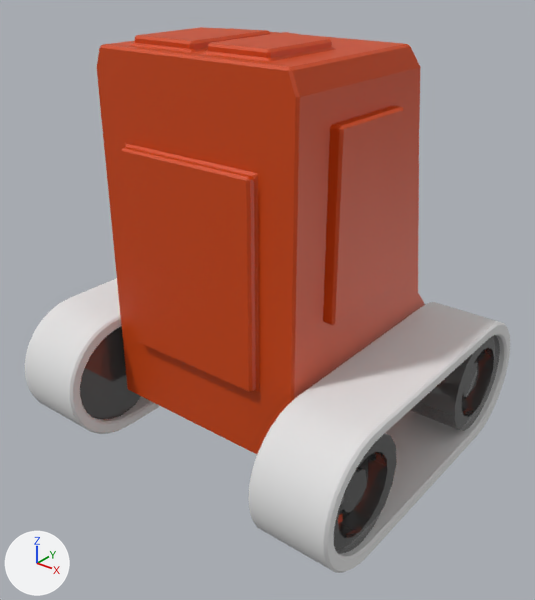
Before and after pictures for a commit that changed the glTF model public/assets/characters/tank-01.glb.
Camera for both pictures: a 50 mm lens placed at (3.88, -4.91, 3.84), pointed at (0.08, -0.16, 0.9). Every picture has the same lights, and +X, +Y and +Z are marked at lower left. The first picture is the older version. Where no turn or scale is listed for an object, it has been applied to the vertices.

The older version as bpy lines, for what is in view:
```python
me_circle = bpy.data.meshes.new('Circle')
me_circle.from_pydata(...)  # 272 vertices, 544 faces; spans x -1.86..-1.14, y -1.61..1.61, z -0.53..0.69
me_circle.materials.append(mat_white)  # light grey #e3e3e3
me_cylinder_006 = bpy.data.meshes.new('Cylinder.006')
me_cylinder_006.from_pydata(...)  # 96 vertices, 188 faces; spans x -0.287..0.287, y -0.491..0.491, z -0.491..0.491
# faces by material slot: [156, 32]
me_cylinder_006.materials.append(mat_black)  # grey #7e7e7e
me_cylinder_006.materials.append(mat_primarycolor)  # orange #ce4400
me_cylinder_007 = bpy.data.meshes.new('Cylinder.007')
me_cylinder_007.from_pydata(...)  # 96 vertices, 188 faces; spans x -0.287..0.287, y -0.491..0.491, z -0.491..0.491
# faces by material slot: [156, 32]
me_cylinder_007.materials.append(mat_black)  # grey #7e7e7e
me_cylinder_007.materials.append(mat_primarycolor)  # orange #ce4400
ob_tracks_r = bpy.data.objects.new('Tracks-R', me_circle)
ob_tracks_r.location = (0.11, 0.0, 0.0)
ob_wheel_br = bpy.data.objects.new('Wheel-BR', me_cylinder_007)
ob_wheel_br.location = (1.4, 1.02, 0.07)
ob_wheel_fr = bpy.data.objects.new('Wheel-FR', me_cylinder_006)
ob_wheel_fr.location = (1.4, -1.01, 0.07)
# also in view: 'Tracks-L' at (1.4, 0.0, 0.08); 'Body' at (0.0, 0.19, 1.55); 'Wheel-BL' at (-1.39, -1.01, 0.07)
```
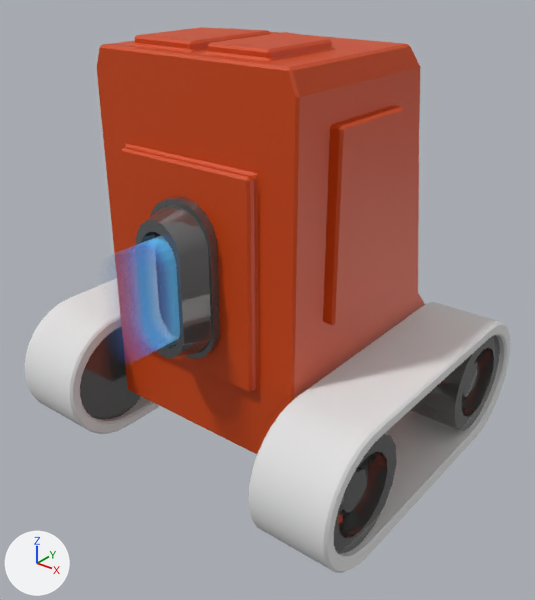
Location of each change, [x1, y1, x2, y2] in pixels of the pictures (535 x 600 px):
'Cylinder', added
    after: [135, 197, 220, 359]
'boost-fire', added (blue)
    after: [126, 236, 180, 351]

Edits to the bpy script that builds the scene:
```text
Add img_fire_uv:
    img_fire_uv = load_image('fire-uv', '_unpacked/fire-uv', 256, 256, 'sRGB')
Add mat_material_001:
    mat_material_001 = principled_material('Material.001')
    mat_material_001.base_color = (0.0, 0.0, 0.0)  # black #000000
    mat_material_001.roughness = 1.0
Add mat_boost:
    mat_boost = principled_material('Boost')
    mat_boost.texture = img_fire_uv  # with its transparency
    mat_boost.roughness = 0.0
    mat_boost.emission_color = (0.0602, 0.135, 0.2)  # dark blue #45677c
    mat_boost.emission_strength = 1.0
Add me_cylinder_001:
    me_cylinder_001.from_pydata(...)  # 108 vertices, 212 faces; spans x -0.333..0.333, y -0.126..0.219, z 0.374..1.738
    # faces by material slot: [196, 16]
    me_cylinder_001.materials.append(mat_black)  # grey #7e7e7e
    me_cylinder_001.materials.append(mat_material_001)  # black #000000
Add me_cylinder_003:
    me_cylinder_003.from_pydata(...)  # 36 vertices, 36 faces; spans x -0.178..0.178, y -0.777..-0.112, z 0.506..1.38
    me_cylinder_003.materials.append(mat_boost)  # picture img_fire_uv, glowing dark blue #45677c
Add ob_cylinder:
    ob_cylinder = bpy.data.objects.new('Cylinder', me_cylinder_001)
    ob_cylinder.location = (0.0, -1.26, 0.35)
Add ob_boost_fire:
    ob_boost_fire = bpy.data.objects.new('boost-fire', me_cylinder_003)
    ob_boost_fire.location = (0.0, -1.13, 0.46)
```
